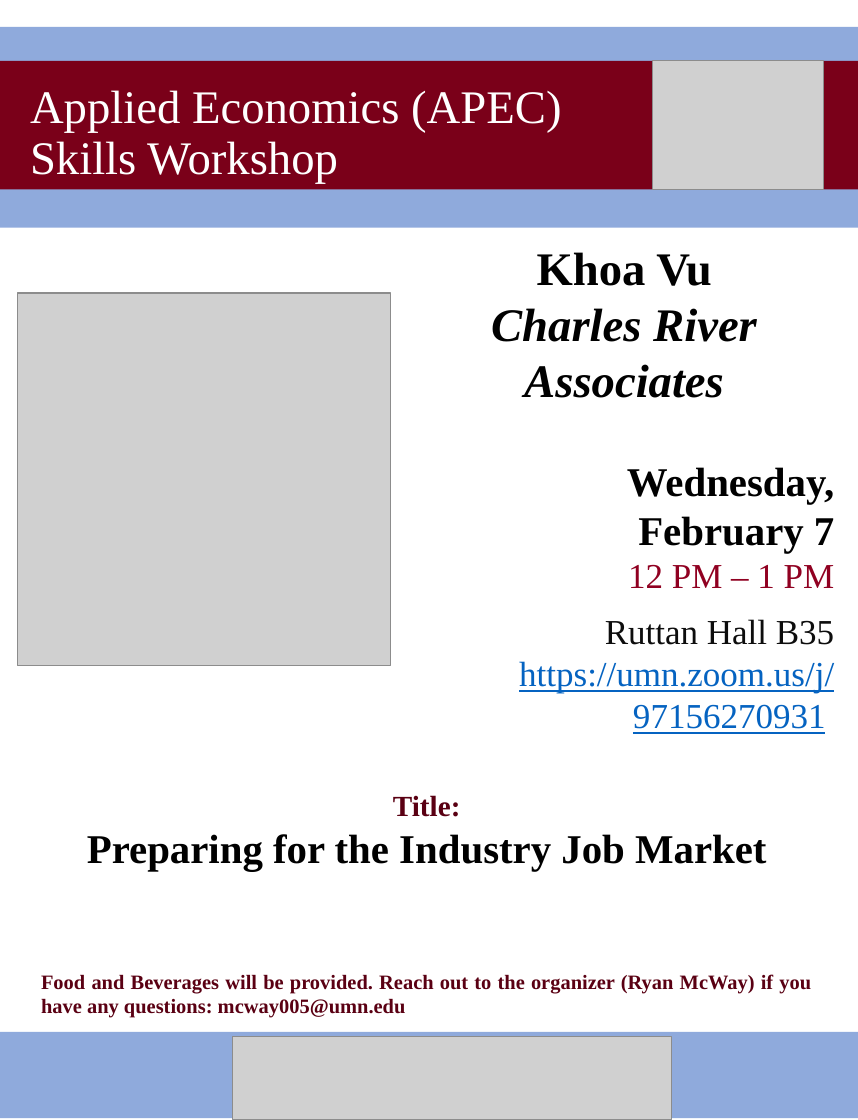
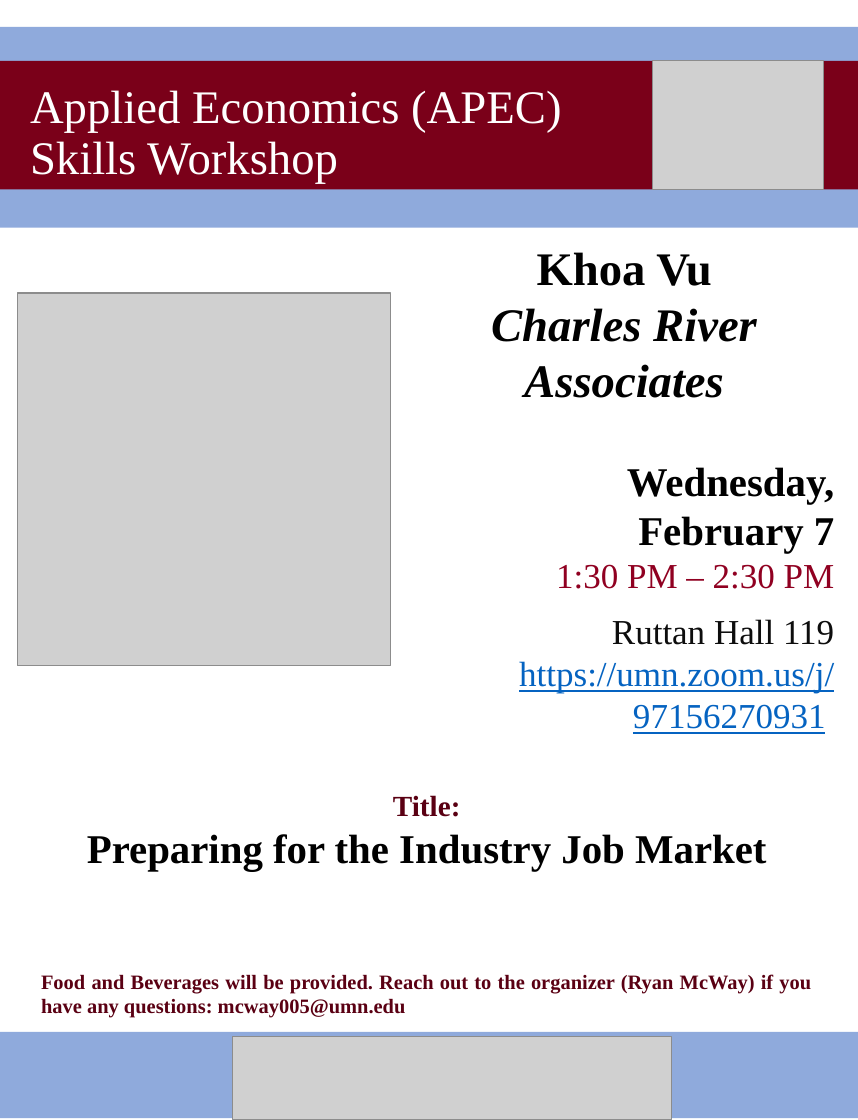
Before and after one commit to apecseminar/apecseminar.github.io, a slide deck: slide 1 of posters/2024_spring/khoa_vu_240207.pptx. Drawn at 858x1120 pixels with LibreOffice and Linux fonts; fonts in the diff are those of the drawing; grey boxes stand for pictures. Boxes give left, top, right and bottom in pixels: in the first picture for what was removed or moved away, otherwise in the second. Text is boxed around its words. In the diff, an @@ line names an element or a change of style, - is before the commit and + after.

Commit message:
Add Symposium poster, added video and slides for Khoa Vu presentation

```diff
--- a/posters/2024_spring/khoa_vu_240207.pptx
+++ b/posters/2024_spring/khoa_vu_240207.pptx
@@ text at bbox=[556, 564, 835, 645]: text changed; text colour #0D0D0D to #900021 @@
-12 PM – 1 PM
-Ruttan Hall B35
+1:30 PM – 2:30 PM
+Ruttan Hall 119
```
Also in this commit, not shown: 6 other files.
